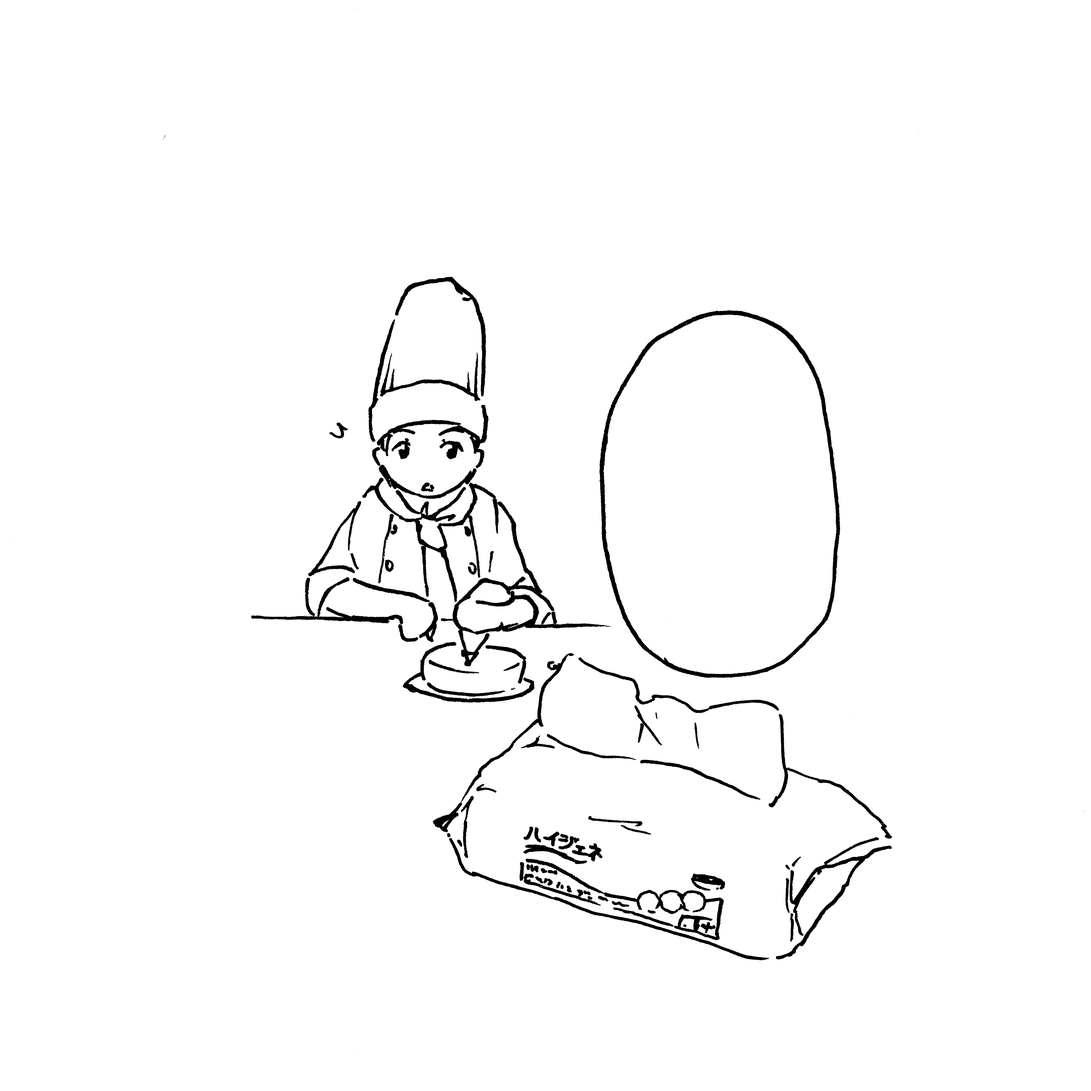
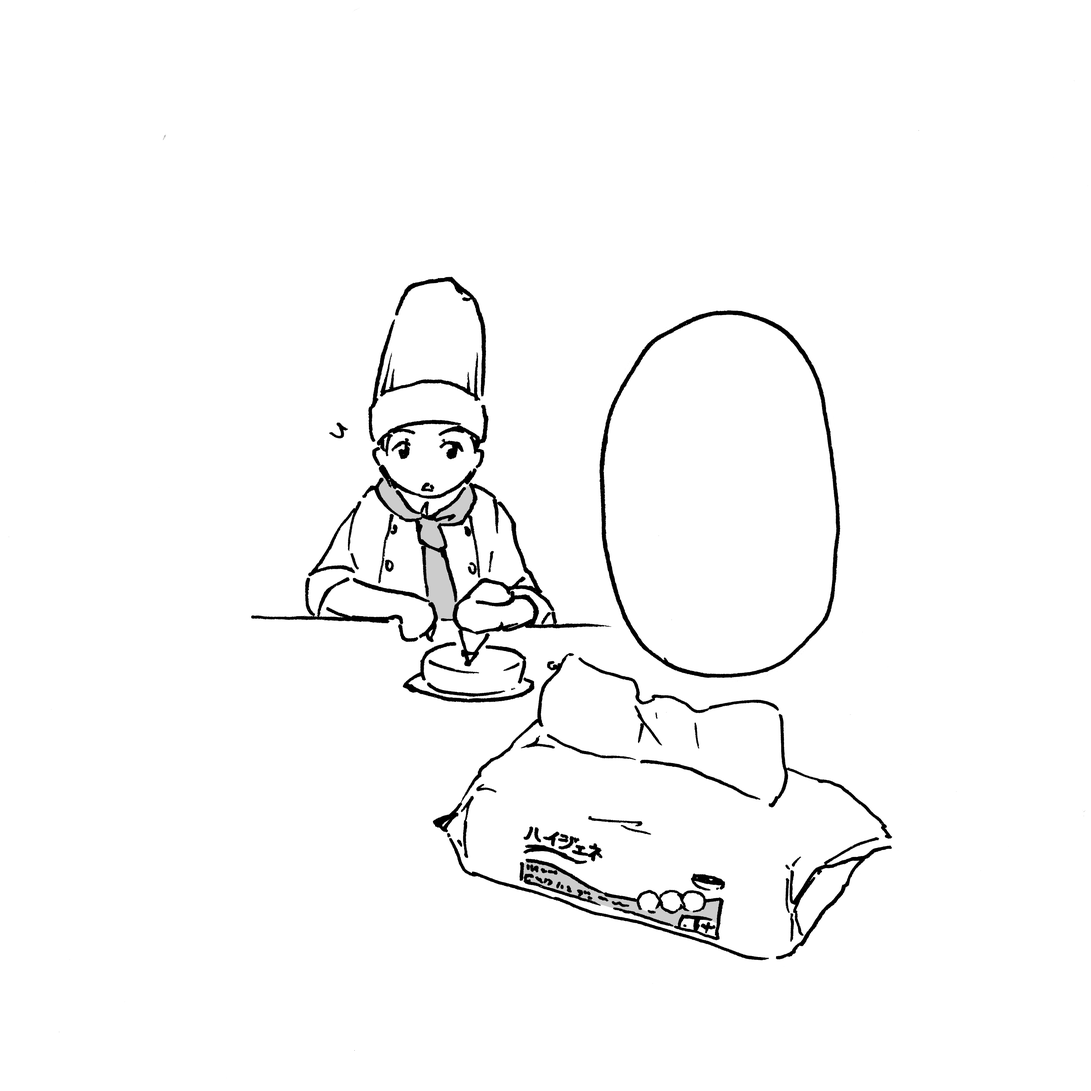
Two versions of the same layered image (1091x1091). Layer-by-layer changes:
added layer "レイヤー 1" (20%) above "背景" over [378,476,721,927]
added layer "背景" over [378,476,721,927]
